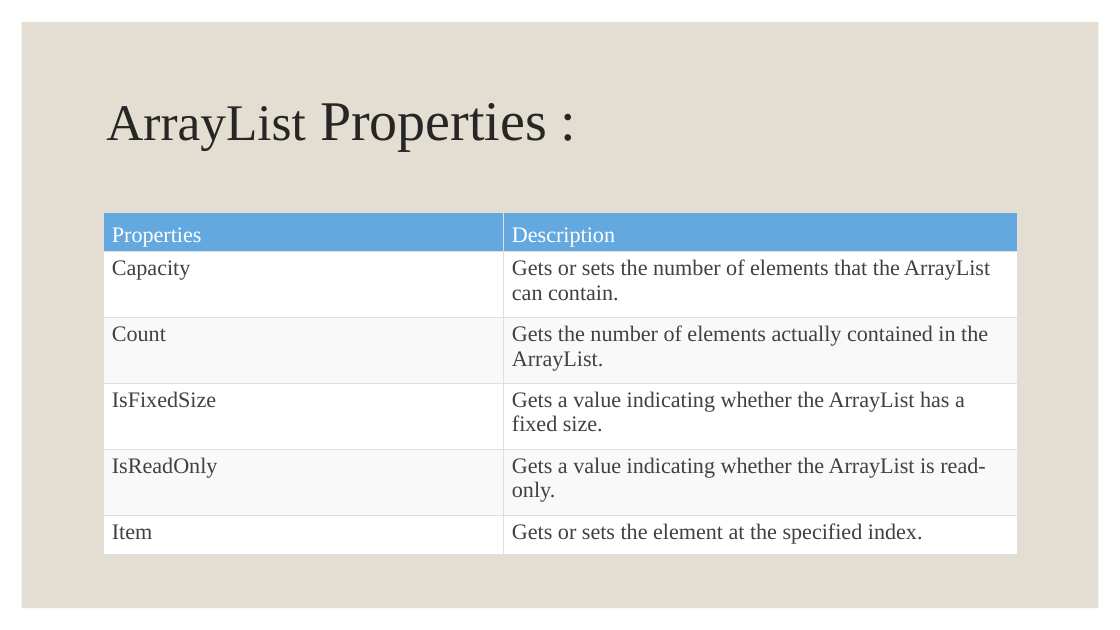
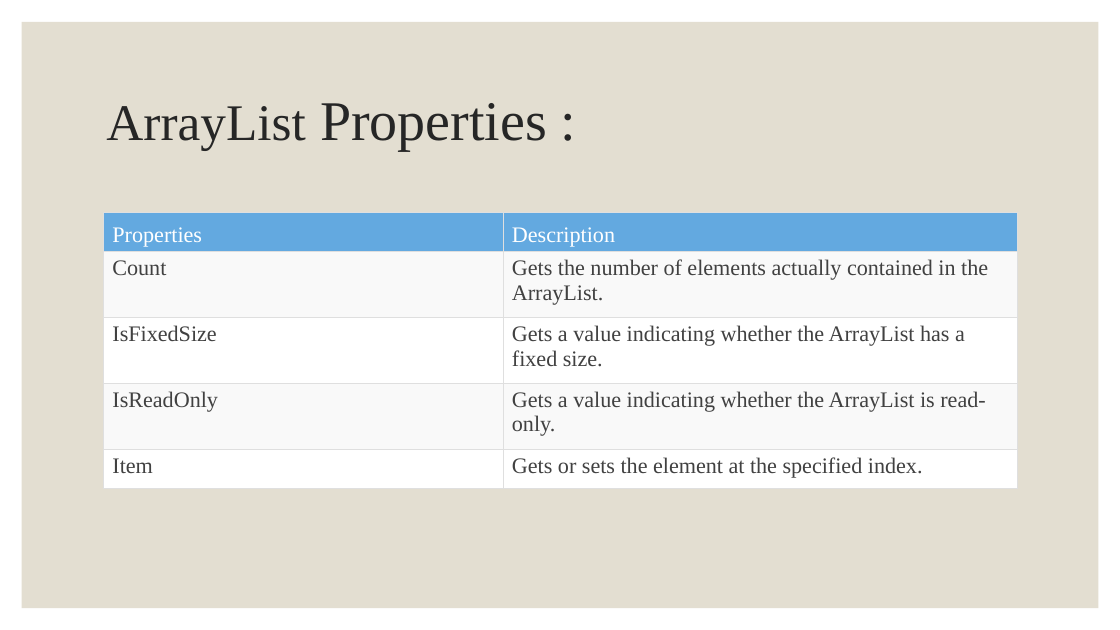
Before and after one commit to Shivaram008/C-, a slide deck: slide 26 of PPTs/Programming in C#.pptx. Drawn at 1120x630 pixels with LibreOffice and Linux fonts; fonts in the diff are those of the drawing. Boxes give left, top, right and bottom in pixels: in the first picture for what was removed or moved away, otherwise in the second. Text is boxed around its words. In the diff, an @@ line names an element or a change of style, - is before the commit and + after.

```diff
--- a/PPTs/Programming in C#.pptx
+++ b/PPTs/Programming in C#.pptx
@@ table at <box>103,213,1017,489</box> @@
-row 2: Capacity | Gets or sets the number of elements that the ArrayList can contain.
```
Also in this commit, not shown: 5 other files.
